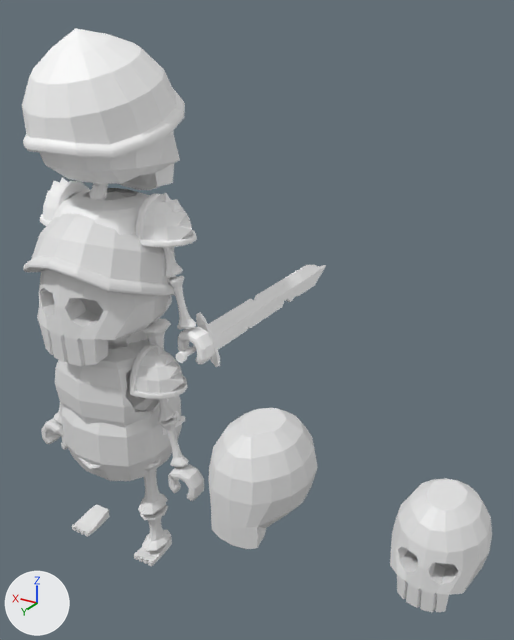
What one commit did to the glTF model Resources/Assets/AssetsWorkspace/BlenderWorkspace/Player_move_left.gltf.
One viewpoint serves both versions: a camera (50 mm lens) standing at (-8.32, 8.85, 7.19) and looking at (-2.05, -1.58, 1.97). The lights are fixed; the arrows at lower left show +X, +Y and +Z. The older version comes first. Where no turn or scale is listed for an object, it has been applied to the vertices.

Objects in the first picture: '円柱', '手', '球', '球.001', '立方体', '立方体.001', '立方体.022', '鎧', '頭蓋骨', '頭蓋骨_大きさ普通', '頭蓋骨目無し', '骨', '骨.001', '骨.002', '骨.003', '骨盤'.
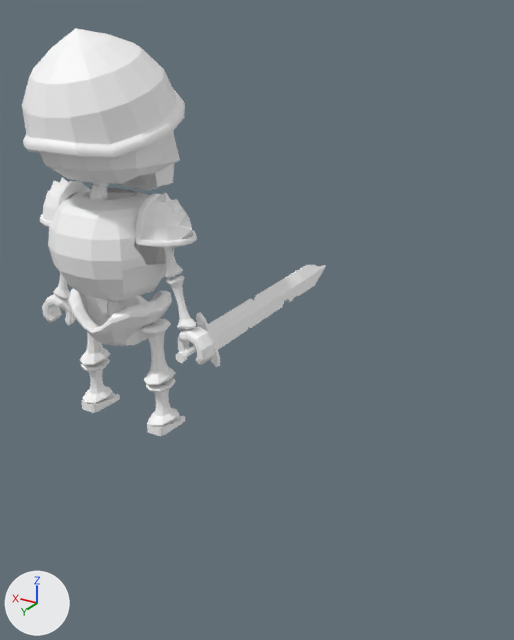
Where the change shows, as pixel boxes [x1, y1, x2, y2] in the pictures (514 x 640 px):
'頭蓋骨目無し', deleted
    before: [208, 408, 318, 549]
'頭蓋骨_大きさ普通', deleted
    before: [390, 478, 492, 612]
'球.001', deleted
    before: [23, 191, 176, 296]
'頭蓋骨', deleted
    before: [37, 269, 169, 366]
'立方体', deleted
    before: [61, 369, 182, 481]
'鎧', deleted
    before: [55, 338, 159, 428]
'球', deleted
    before: [130, 344, 188, 399]
'手', deleted
    before: [41, 419, 204, 501]
'立方体.001', deleted
    before: [72, 504, 172, 566]
'骨.002', deleted
    before: [138, 456, 168, 515]
'骨.003', deleted
    before: [140, 504, 171, 551]
'骨.001', deleted
    before: [53, 402, 189, 467]
'骨', deleted
    before: [158, 399, 175, 422]
'骨盤', deleted (mostly hidden)
    before: [71, 446, 148, 472]
'円柱', deleted (mostly hidden)
    before: [110, 345, 124, 349]

The change in detail:
Object '頭蓋骨_大きさ普通' (ob_頭蓋骨_大きさ普通) is deleted.
Object '頭蓋骨目無し' (ob_頭蓋骨目無し) is deleted.
Object '立方体' (ob_立方体) is deleted.
Object '頭蓋骨' (ob_頭蓋骨) is deleted.
Object '円柱' (ob_円柱) is deleted.
Object '鎧' (ob_鎧) is deleted.
Object '骨' (ob_骨) is deleted.
Object '骨.001' (ob_骨_001) is deleted.
Object '骨.002' (ob_骨_002) is deleted.
Object '骨.003' (ob_骨_003) is deleted.
Object '骨盤' (ob_骨盤) is deleted.
Object '立方体.001' (ob_立方体_001) is deleted.
Object '手' (ob_手) is deleted.
Object '球' (ob_球) is deleted.
Object '球.001' (ob_球_001) is deleted.
